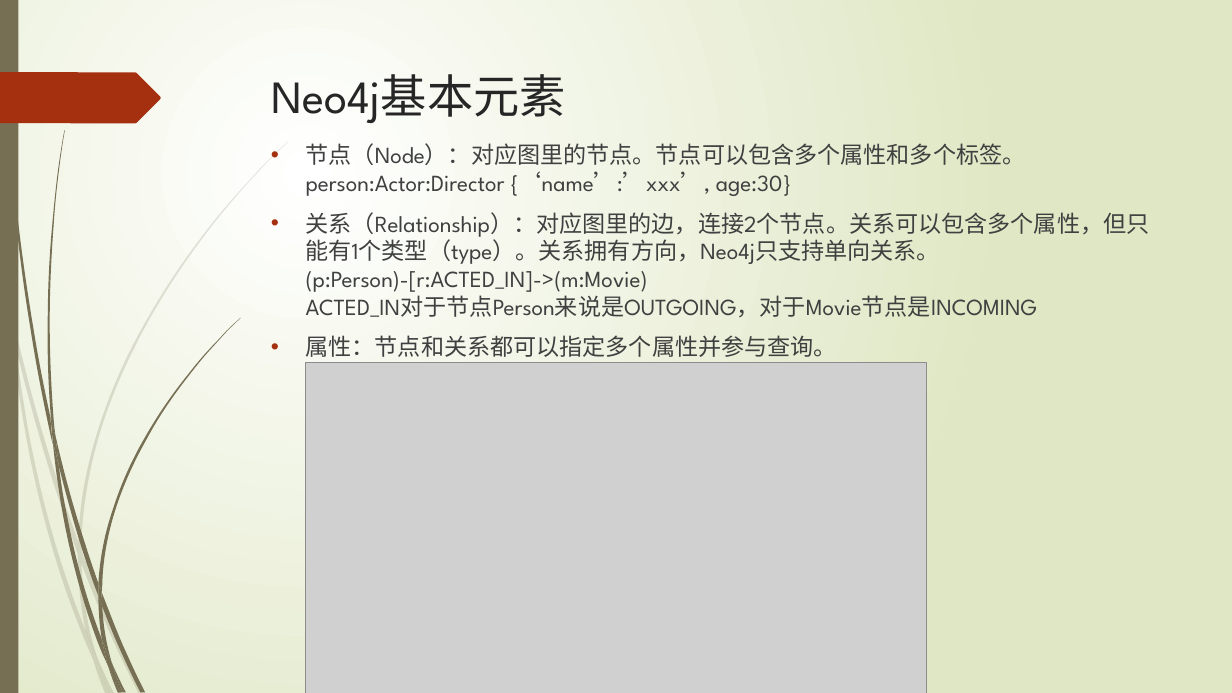
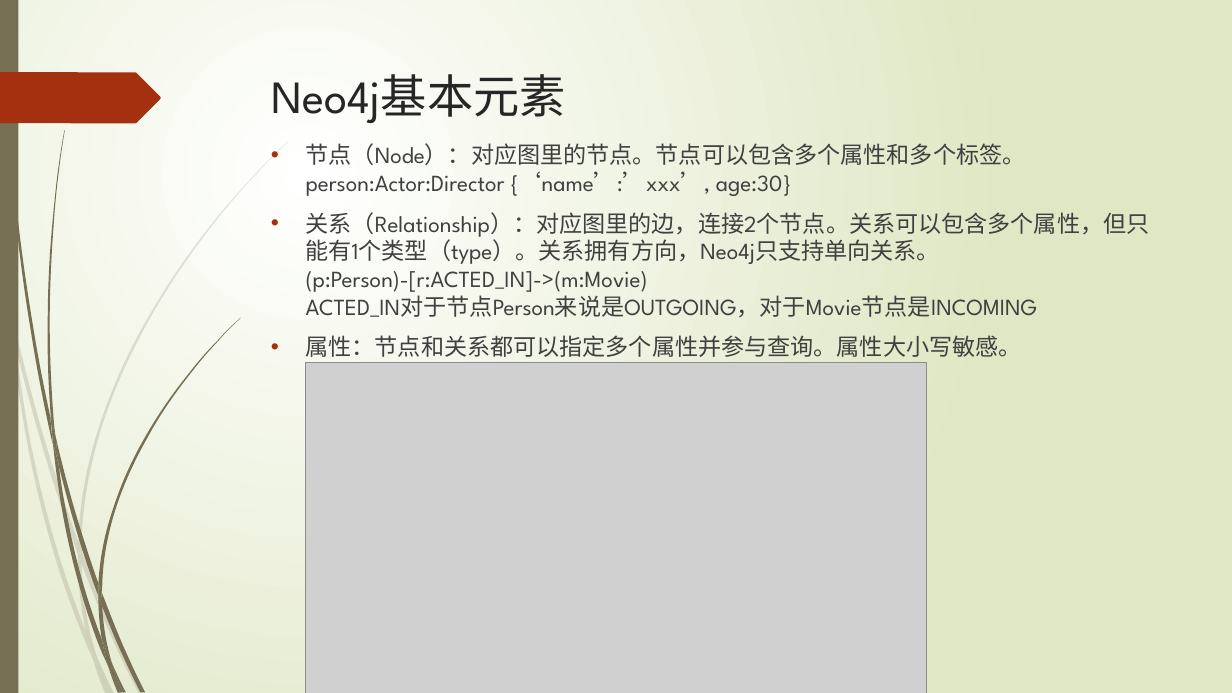
Before and after one commit to xljnc/thor, a slide deck: slide 9 of doc/Neo4j简介.pptx. Drawn at 1232x693 pixels with LibreOffice and Linux fonts; fonts in the diff are those of the drawing; grey boxes stand for pictures. Boxes give left, top, right and bottom in pixels: in the first picture for what was removed or moved away, otherwise in the second. Text is boxed around its words. In the diff, an @@ line names an element or a change of style, - is before the commit and + after.

```diff
--- a/doc/Neo4j简介.pptx
+++ b/doc/Neo4j简介.pptx
@@ text at <box>306,335,1022,357</box>: text changed @@
-• 属性：节点和关系都可以指定多个属性并参与查询。
+• 属性：节点和关系都可以指定多个属性并参与查询。属性大小写敏感。
```
Also in this commit, not shown: 1 other slide changed.
